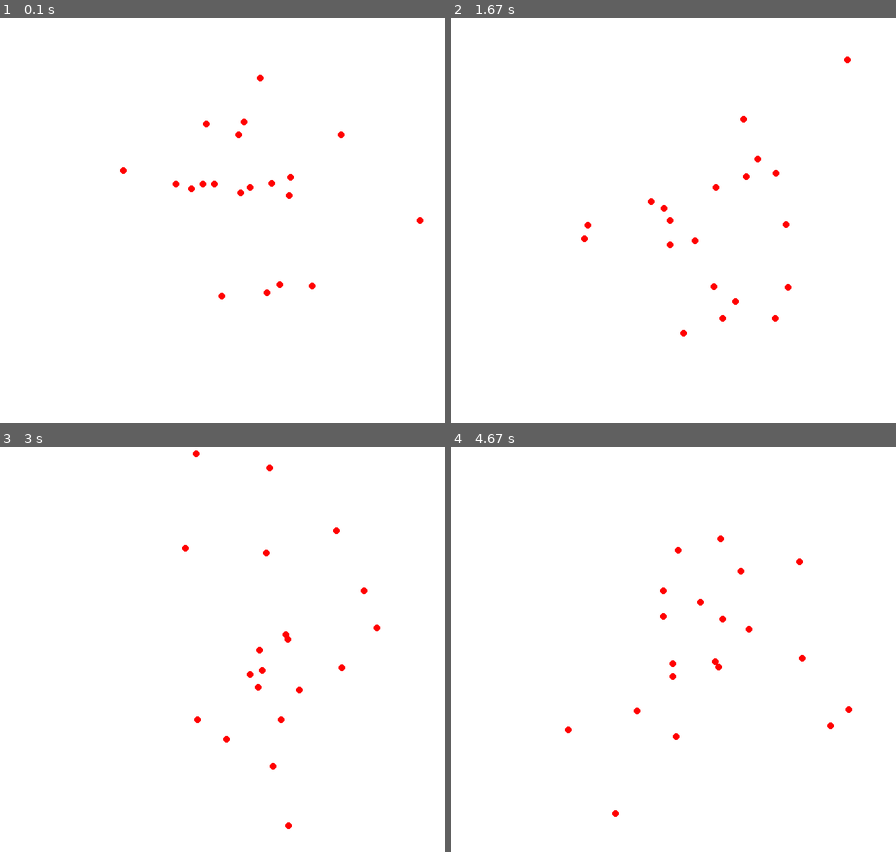
Above: before the commit, frames 1-4 (two rows, left to right).
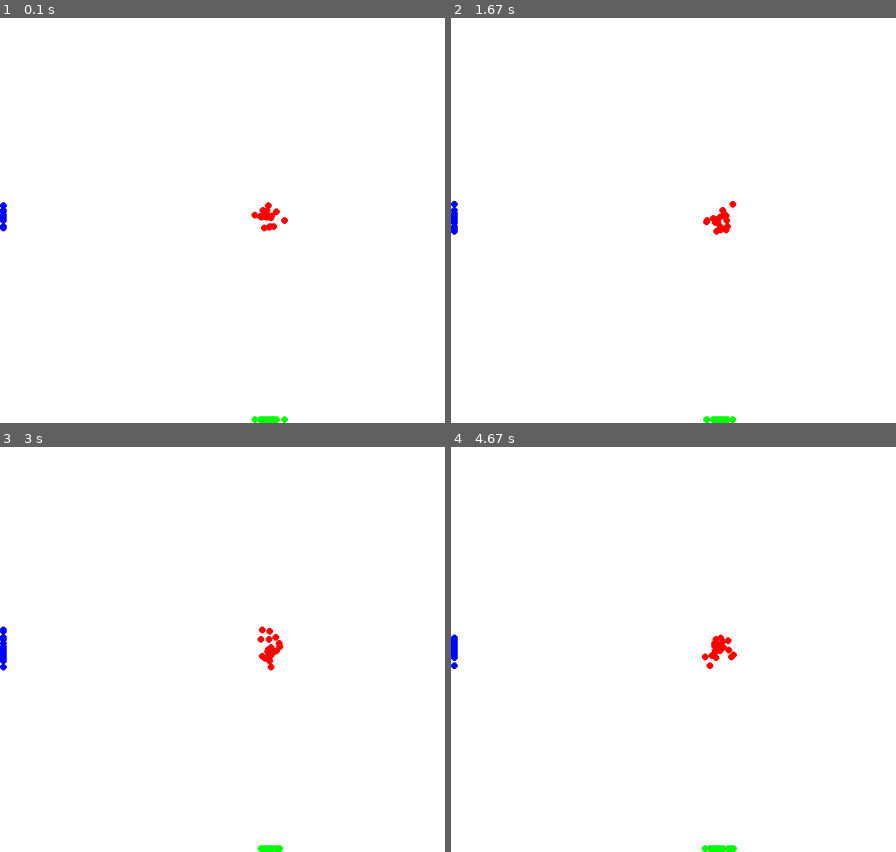
Above: after the commit, the same moments.

Repository: animesh-77/Processing-Pygame
Game: pygame game, started from Multivariate/multivariate_gauss.py
The game is run twice, just before and just after one commit, with the same random seed, the same clock (stepped at 60 frames per second) and the same inputs.
Inputs:
- Up to frame 1 (0.1 s): no input
- Up to frame 2 (1.67 s): no input
- Up to frame 3 (3 s): no input
- Up to frame 4 (4.67 s): no input

The runs differ from the first frame. In frame 1, 0.8% of the frame differs, in the area x 0-96%, y 14-100%; in frame 2, 0.8%; in frame 3, 0.9%, in the area x 0-86%, y 0-100%; in frame 4, 0.9%.

Commit message:
feat: add x and y points

Diff:
--- a/Multivariate/multivariate_gauss.py
+++ b/Multivariate/multivariate_gauss.py
@@ -11,8 +11,8 @@
 pygame.display.set_caption("Gaussian Plotter")
 
 # Gaussian parameters
-mu_x, sigma_x = WIDTH / 2, 100
-mu_y, sigma_y = HEIGHT / 2, 100
+mu_x, sigma_x = WIDTH / 2, 10
+mu_y, sigma_y = HEIGHT / 2, 10
 
 x = np.random.normal(loc=mu_x, scale=sigma_x, size=persistence)
 y = np.random.normal(loc=mu_y, scale=sigma_y, size=persistence)
@@ -37,7 +37,12 @@
 def plot_points(x, y):
 
     for x1, y1 in zip(x, y):
-        pygame.draw.circle(WINDOW, (255, 0, 0), (x1, y1), 5)
+        pygame.draw.circle(WINDOW, (0, 255, 0), (x1, HEIGHT - 5), radius=5)
+        # x coordinates
+        pygame.draw.circle(WINDOW, (0, 0, 255), (5, y1), radius=5)
+        # y corrdinates
+        pygame.draw.circle(WINDOW, (255, 0, 0), (x1, y1), radius=5)
+        # points
 
 
 running = True
